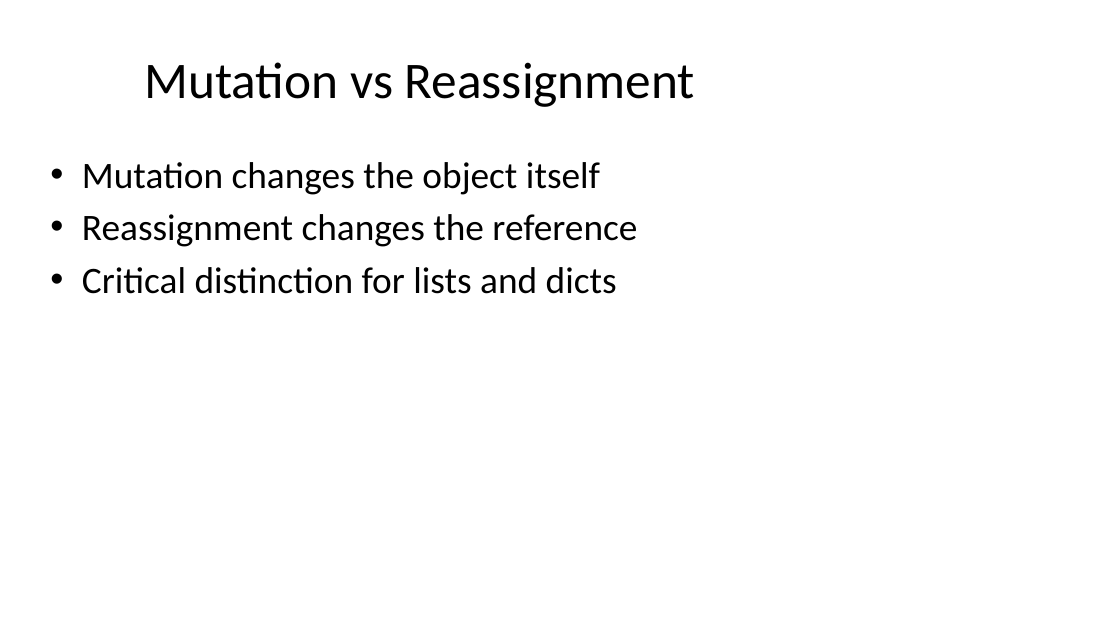
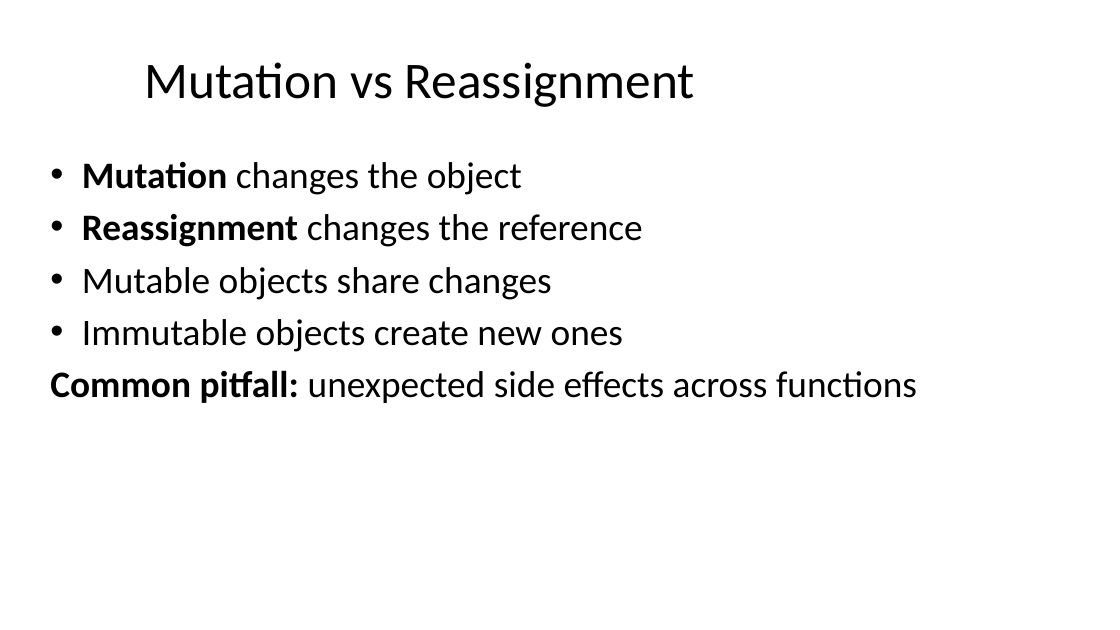
Before and after one commit to seanwhs/3-Day-Python-Crash-Course, a slide deck: slide 16 of Python_Crash_Course_2025.pptx (slide 14 before the commit). Drawn at 1120x630 pixels with LibreOffice and Linux fonts; fonts in the diff are those of the drawing. Boxes give left, top, right and bottom in pixels: in the first picture for what was removed or moved away, otherwise in the second. Text is boxed around its words. In the diff, an @@ line names an element or a change of style, - is before the commit and + after.

```diff
--- a/Python_Crash_Course_2025.pptx
+++ b/Python_Crash_Course_2025.pptx
@@ text at <box>82,161,522,195</box>: text changed @@
-• Mutation changes the object itself
+• Mutation changes the object
@@ text at <box>82,214,643,247</box>: bold on in "Reassignment" @@
@@ text at <box>50,267,917,403</box>: text changed @@
-• Critical distinction for lists and dicts
+• Mutable objects share changes
+• Immutable objects create new ones
+Common pitfall: unexpected side effects across functions
```
Also in this commit, not shown: 26 other slides changed, 58 slides added, 1 slide removed.
